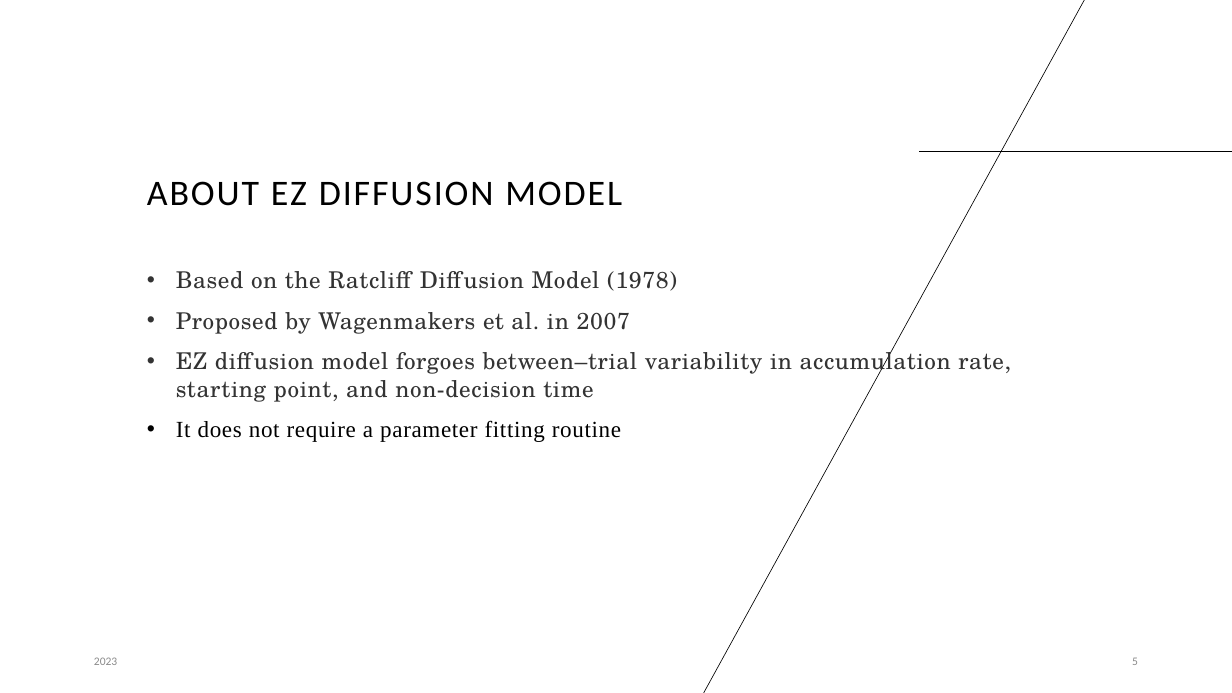
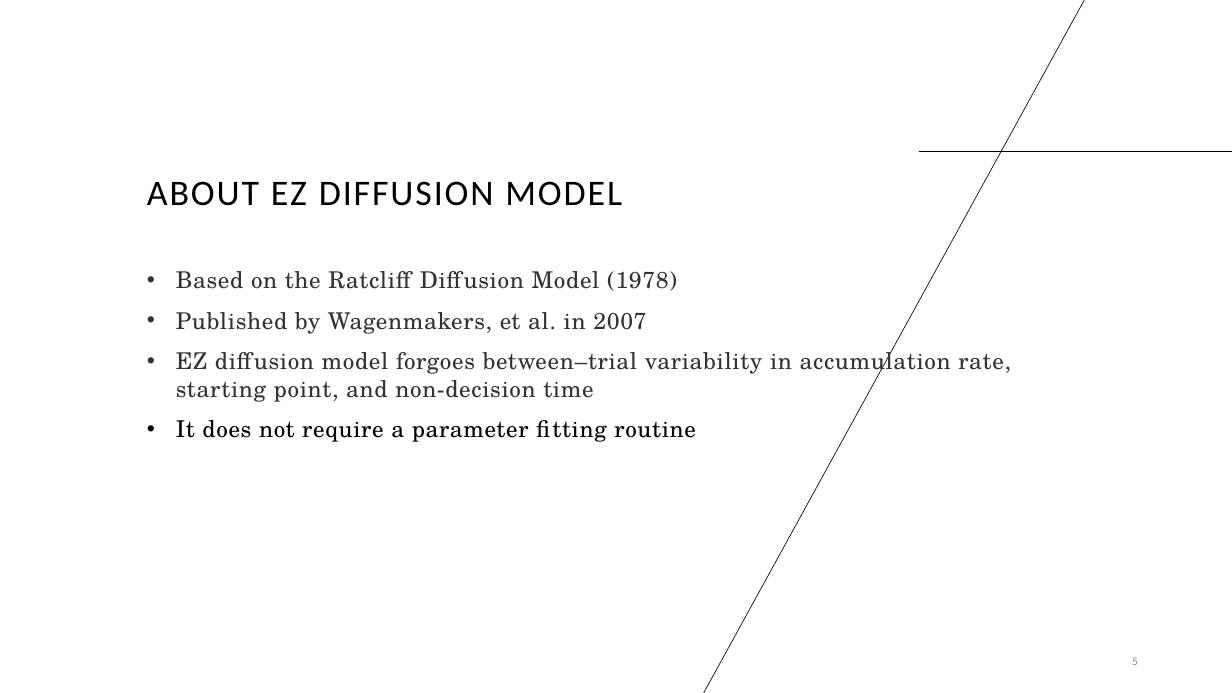
Before and after one commit to Saucedo98/examine-ez-diffusion, a slide deck: slide 5 of ezDiffusion.pptx. Drawn at 1232x693 pixels with LibreOffice and Linux fonts; fonts in the diff are those of the drawing. Boxes give left, top, right and bottom in pixels: in the first picture for what was removed or moved away, otherwise in the second. Text is boxed around its words. In the diff, an @@ line names an element or a change of style, - is before the commit and + after.

```diff
--- a/ezDiffusion.pptx
+++ b/ezDiffusion.pptx
@@ text at <box>176,312,646,334</box>: text changed @@
-• Proposed by Wagenmakers et al. in 2007
+• Published by Wagenmakers, et al. in 2007
@@ text at <box>176,420,696,442</box>: font Times New Roman to TeX Gyre Schola in "It does not require a parameter fitting ..." @@
@@ text removed at <box>94,657,117,665</box> @@
-2023
```
Also in this commit, not shown: 19 other slides changed, 20 other files.
